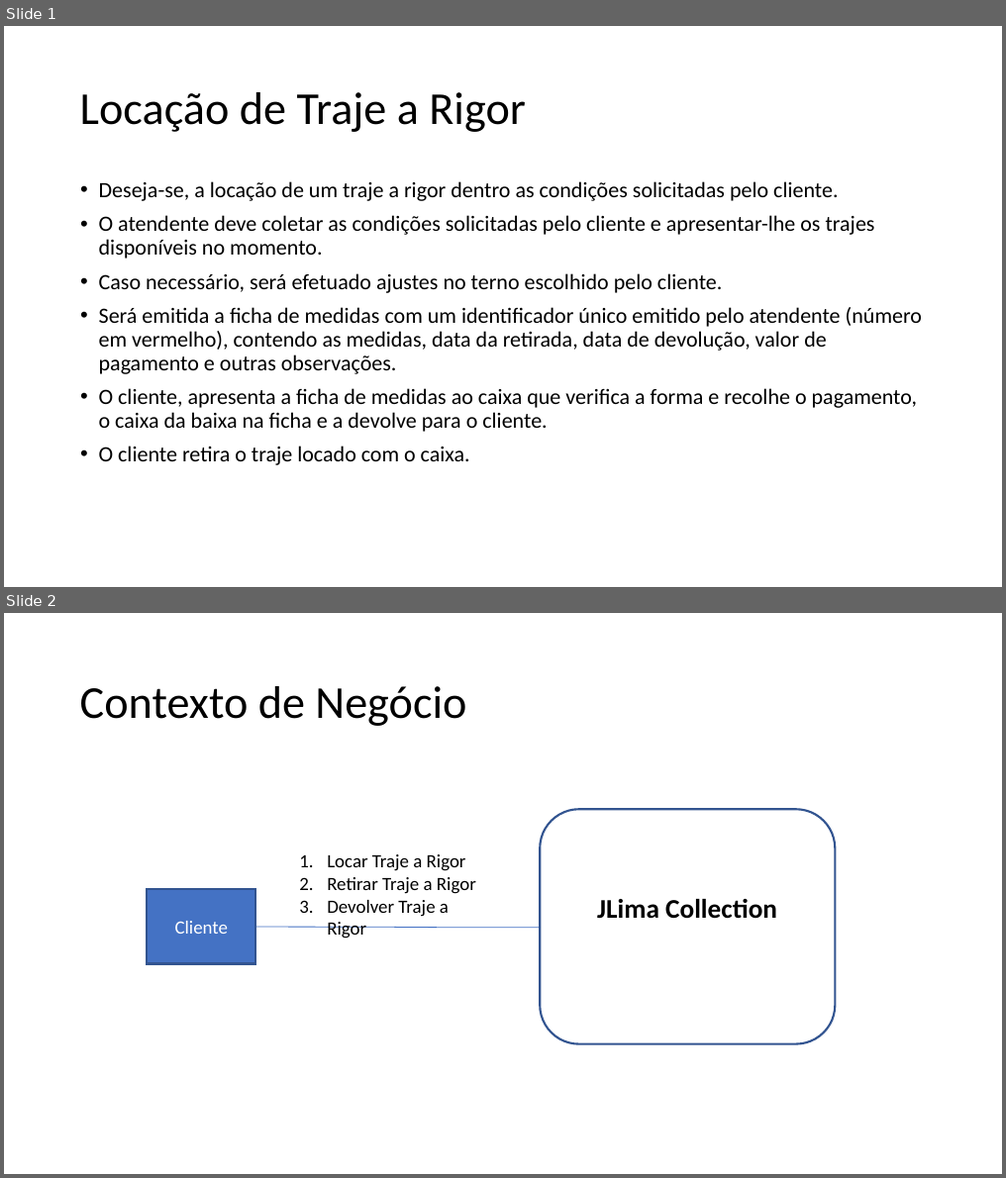
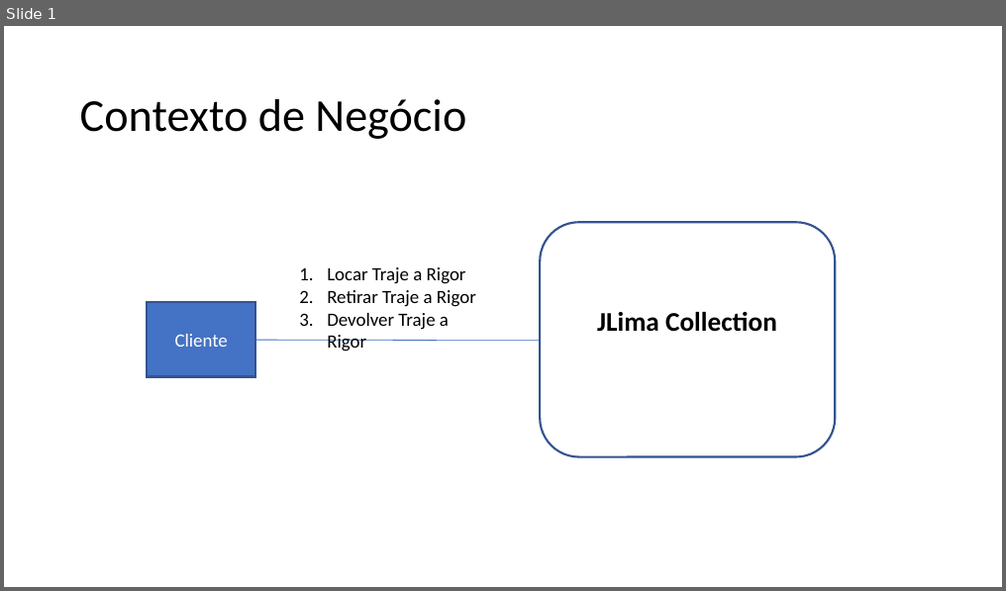
Before and after one commit to grupopenelopechavosa/OPE---Faculdade-Impacta, a slide deck: 15 - Arquitetura de Negócio para cada Cenário.pptx. Shown one above the other, each under a label of ours: slides 1 and 2 before the commit, slide 1 after it. The pictures are 1006x1178 and 1006x591 pixels, drawn with LibreOffice and Linux fonts; fonts in the diff are those of the drawing. Boxes give left, top, right and bottom in pixels: in the first picture for what was removed or moved away, otherwise in the second. Text is boxed around its words. In the diff, an @@ line names an element or a change of style, - is before the commit and + after.

```diff
--- a/15 - Arquitetura de Negócio para cada Cenário.pptx
+++ b/15 - Arquitetura de Negócio para cada Cenário.pptx
@@ slide 1 removed at [4,26,1002,587], background #FFFFFF @@
@@ text removed at [80,92,525,132] @@
-Locação de Traje a Rigor
@@ text removed at [99,181,922,466] @@
-• Deseja-se, a locação de um traje a rigor dentro as condições solicitadas pelo cliente.
-• O atendente deve coletar as condições solicitadas pelo cliente e apresentar-lhe os trajes disponíveis no momento.
-• Caso necessário, será efetuado ajustes no terno escolhido pelo cliente.
-• Será emitida a ficha de medidas com um identificador único emitido pelo atendente (número em vermelho), contendo as medidas, data da retirada, data de devolução, valor de pagamento e outras observações.
-• O cliente, apresenta a ficha de medidas ao caixa que verifica a forma e recolhe o pagamento, o caixa da baixa na ficha e a devolve para o cliente.
-• O cliente retira o traje locado com o caixa.
@@ what was slide 2 is now slide 1 @@
```
Also in this commit, not shown: 4 other files.
